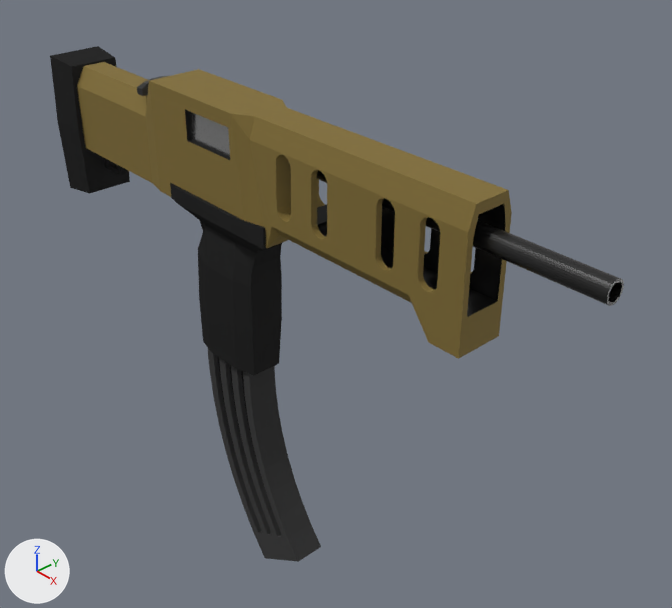
The Blender file Assets/Models/MP7.blend: old version first, new version second.
Before and after are seen from a 50 mm camera at (7.84, -6.36, 5.66) aimed at (-0.03, 0.76, -0.49). The axes (+X, +Y, +Z) are drawn at lower left. The lights are the same throughout.

Objects in the first picture: 'Bolt', 'MP7', 'Mag'.
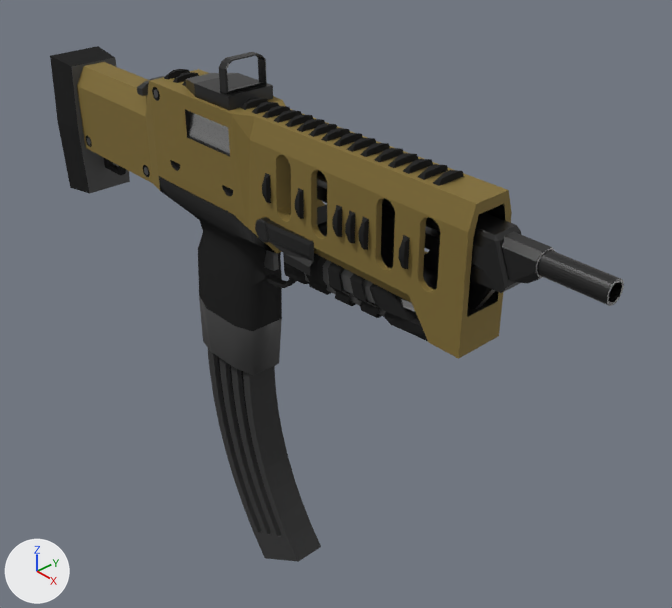
What differs and where, as boxes [x1, y1, x2, y2] in the pictures (672 x 608 px):
'Handle', added (black): after [283, 253, 428, 341]
    faces in mat_material_001 (black #2a2a2a): [283, 253, 428, 341]
    faces in mat_material_002 (dark grey #474747): [304, 260, 386, 316]
'Collimator', added: after [185, 52, 273, 110]
'HandleHolder', added (black): after [255, 217, 314, 276]
part 1 of me_cube_002, built on: before [149, 81, 359, 276]; after [77, 69, 556, 309]
part 2 of me_cube_002, recoloured: [72, 58, 282, 375] in both

What the commit changed:
Material 'Material.002' (mat_material_002) is new.
Its base color is (0.0637, 0.0637, 0.0637) (dark grey #474747).
me_cube_002 is used by ob_mp7; location (-0.91, 0.0, 0.02); scale (1.0, 0.405, 1.0).
me_cube_002 had 768 vertices, 485 faces and spanned x -4.01..5.23, y -1.06..1.06, z -1.49..2.21.
me_cube_002 now has 4103 vertices, 3471 faces and spans x -4.01..5.23, y -1.06..1.06, z -1.49..2.29.
me_cube_002 part 1: 8 vertices moved from x -0.32..0.98, y -1.05..1.05, z 0.86..1.62 to x -1.0..1.17, y -1.0..1.0, z 0.86..1.17; 18 vertices removed from x -1.38..0.84, y -0.93..0.93, z 0.65..2.02; 3353 vertices added at x -3.43..4.51, y -0.96..0.96, z -0.02..2.29.
me_cube_002 part 2: 10 faces spanning x -3.47..0.37, y -0.96..0.96, z -1.49..1.94 switch from mat_material_001 (black #2a2a2a) to mat_material_002 (dark grey #474747).
Mesh me_cylinder is new.
It has 170 vertices, 128 faces and spans x -1.0..5.7, y -1.8..1.0, z -1.4..20.7.
It uses material mat_material_003 (black #414141).
Mesh me_cube_007 is new.
It has 46 vertices, 44 faces and spans x -0.66..0.46, y -1.0..1.0, z -1.09..2.05.
It uses material mat_material_003 (black #414141).
Mesh me_cube_003 is new.
It has 244 vertices, 244 faces and spans x -5.02..1.09, y -0.78..0.78, z -7.73..0.37.
Faces by material slot: [188, 8, 48].
It uses material mat_material_001 (black #2a2a2a).
It uses material mat_material_004 (grey #b6b6b6).
It uses material mat_material_002 (dark grey #474747).
Object 'HandleHolder' (ob_handleholder) is new; it shows me_cylinder.
Its parent is ob_mp7.
Its matrix parent inverse is Matrix(((1.0, 0.0, 0.0, 0.911), (0.0, 2.468, 0.0, 0.0), (0.0, 0.0, 1.0, -0.0181), (0.0, 0.0, 0.0, 1.0))).
Its location is (-0.0322, 0.369, 0.946).
Its rotation in degrees is (90, 0, 0).
Its scale is (0.144, 0.144, 0.0375).
Object 'Collimator' (ob_collimator) is new; it shows me_cube_007.
Its parent is ob_mp7.
Its matrix parent inverse is Matrix(((1.0, 0.0, 0.0, 0.911), (0.0, 2.468, 0.0, 0.0), (0.0, 0.0, 1.0, -0.0181), (0.0, 0.0, 0.0, 1.0))).
Its location is (-1.099, 0.0, 2.412).
Its scale is (0.946, 0.323, 0.172).
Object 'Handle' (ob_handle) is new; it shows me_cube_003.
Its parent is ob_mp7.
Its matrix parent inverse is Matrix(((1.0, 0.0, 0.0, 0.911), (0.0, 2.468, 0.0, 0.0), (0.0, 0.0, 1.0, -0.0181), (0.0, 0.0, 0.0, 1.0))).
Its location is (2.588, 0.0, 0.795).
Its rotation in degrees is (0, 53, 0).
Its scale is (0.296, 0.296, 0.296).
